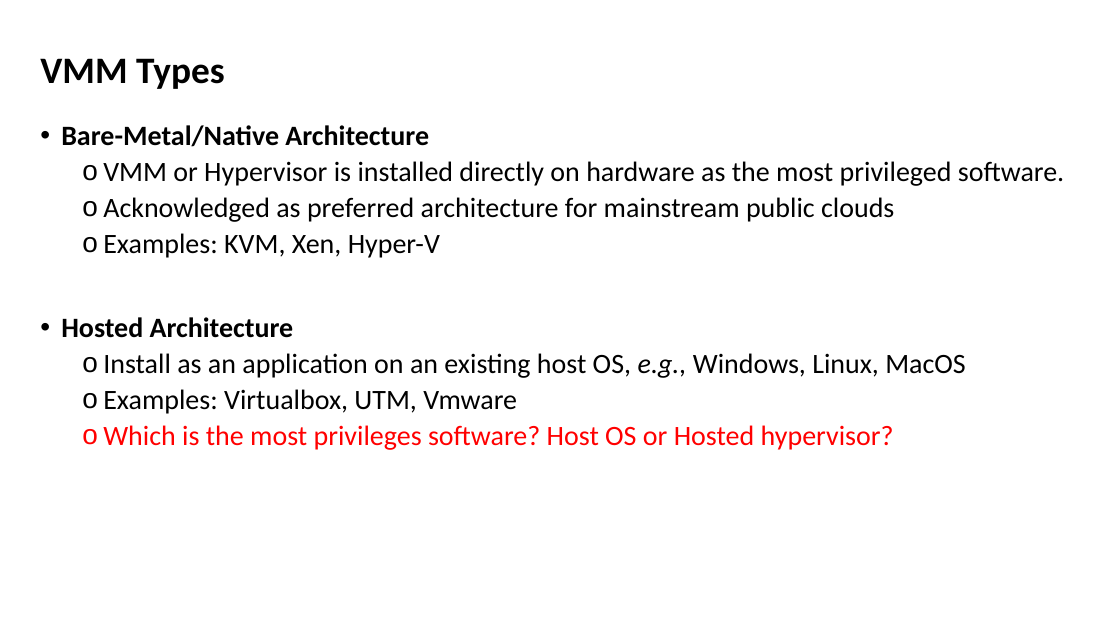
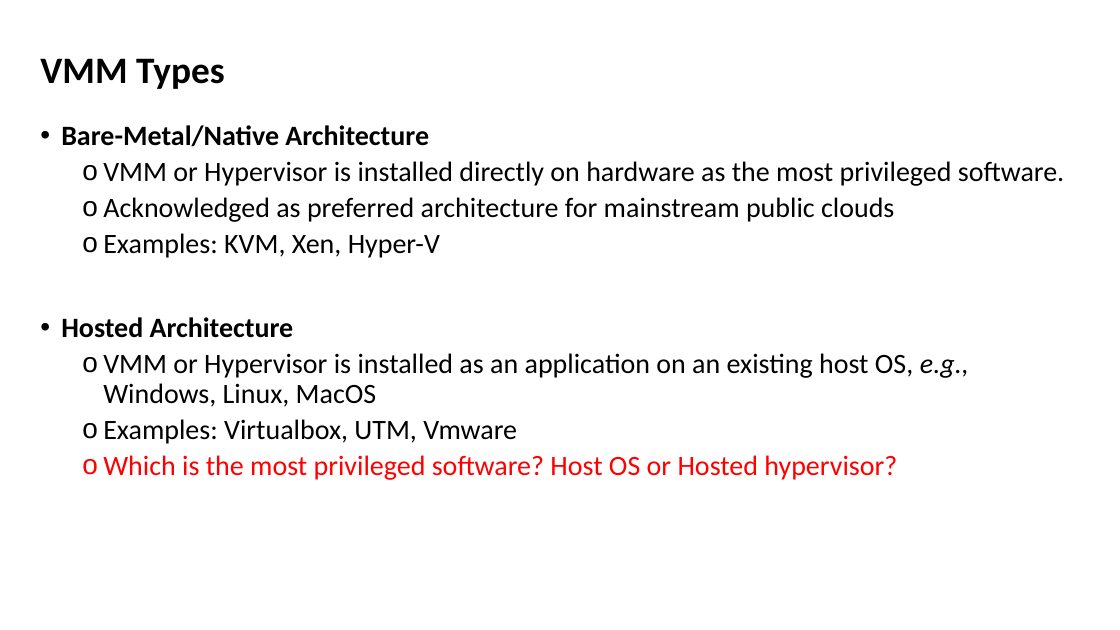
Before and after one commit to zhangzhics/CITS5503_Sem2, a slide deck: slide 30 of Live-lecture-slides/CITS5503Virtualization_DynamoDB_week4.pptx. Drawn at 1120x630 pixels with LibreOffice and Linux fonts; fonts in the diff are those of the drawing. Boxes give left, top, right and bottom in pixels: in the first picture for what was removed or moved away, otherwise in the second. Text is boxed around its words. In the diff, an @@ line names an element or a change of style, - is before the commit and + after.

Commit message:
corrected typos in slides of week 4

```diff
--- a/Live-lecture-slides/CITS5503Virtualization_DynamoDB_week4.pptx
+++ b/Live-lecture-slides/CITS5503Virtualization_DynamoDB_week4.pptx
@@ text at [103,353,969,407]: text changed @@
-  o Install as an application on an existing host OS, e.g., Windows, Linux, MacOS
+  o VMM or Hypervisor is installed as an application on an existing host OS, e.g., Windows, Linux, MacOS
@@ text at [103,455,897,480]: text changed @@
-  o Which is the most privileges software? Host OS or Hosted hypervisor?
+  o Which is the most privileged software? Host OS or Hosted hypervisor?
```
Also in this commit, not shown: 19 other slides changed.
